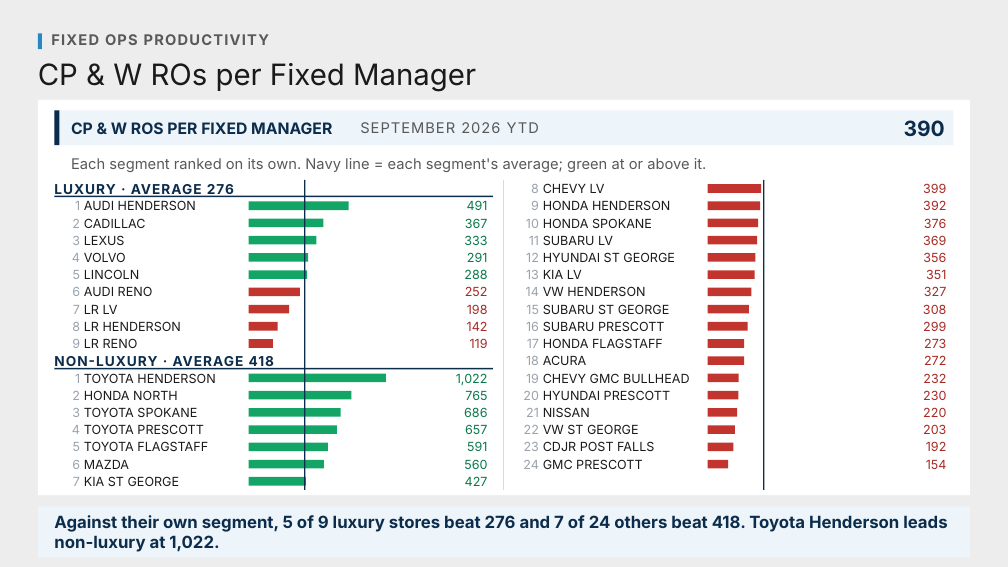
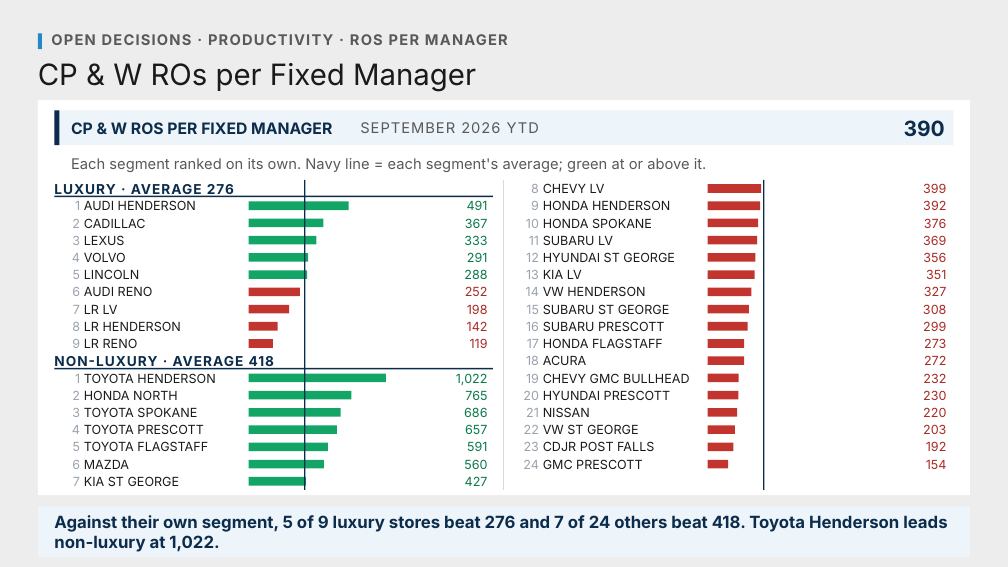
Before and after one commit to Ndresner/Noah, a slide deck: slide 178 of day2-deck/decks/Fixed Ops - Day 2 Example Test Deck.pptx (slide 134 before the commit). Drawn at 1008x567 pixels with LibreOffice and Linux fonts; fonts in the diff are those of the drawing. Boxes give left, top, right and bottom in pixels: in the first picture for what was removed or moved away, otherwise in the second. Text is boxed around its words. In the diff, an @@ line names an element or a change of style, - is before the commit and + after.

```diff
--- a/day2-deck/decks/Fixed Ops - Day 2 Example Test Deck.pptx
+++ b/day2-deck/decks/Fixed Ops - Day 2 Example Test Deck.pptx
@@ text at <box>51,34,508,45</box>: text changed @@
-FIXED OPS PRODUCTIVITY
+OPEN DECISIONS · PRODUCTIVITY · ROS PER MANAGER
```
Also in this commit, not shown: 10 other slides changed, 4 other files.
